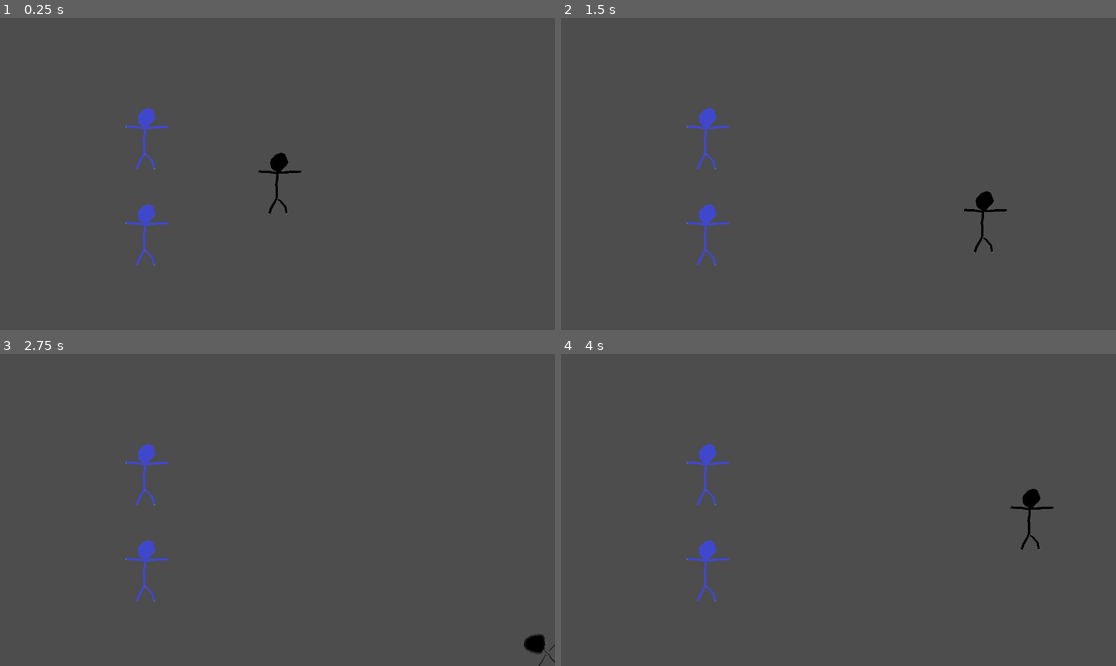
Above: before the commit, frames 1-4 (two rows, left to right).
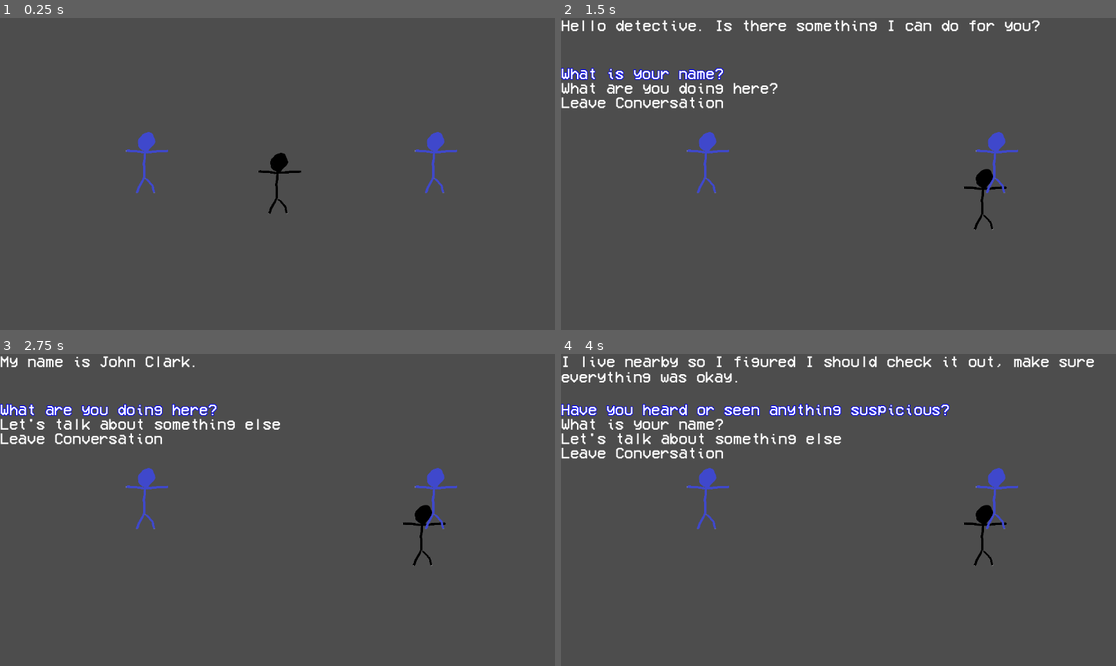
Above: after the commit, the same moments.

Repository: astroohnuma03/DetectiveGame
Game: Godot game, scene res://main.tscn
Same seed, same stepped clock (60 frames per second), same inputs: the game is played once before the commit and once after it.
Inputs:
- Up to frame 1 (0.25 s): no input
- Up to frame 2 (1.5 s): tap Enter at 0.5 s; hold D (move_right) 0.53-1.28 s; tap E (interact) at 0.6, 1.35 s; hold S (move_down) from 1.28 s (still down)
- Up to frame 3 (2.75 s): release S (move_down) at 2.03 s; hold D (move_right) from 2.03 s (still down); tap E (interact) at 2.1 s
- Up to frame 4 (4 s): release D (move_right) at 2.78 s; hold W (move_up) 2.78-3.53 s; tap E (interact) at 2.85, 3.6 s; hold A (move_left) from 3.53 s (still down)

The runs differ from the first frame. In frame 1, 1.1% of the frame differs, in the area x 22-83%, y 28-80%; in frame 2, 4.2%; in frame 3, 4.0%; in frame 4, 6.2%, in the area x 0-97%, y 0-80%.

Commit message:
Added new NPC and optimized logic

Diff:
--- a/hud.gd
+++ b/hud.gd
@@ -9,9 +9,9 @@
 	$Dialogue.show()
 	hide_labels()
 	labels = []
-	var position_y = 70
+	var position_y = 100
 	for response in responses:
-		create_label(response, Vector2(19, position_y))
+		create_label(response, Vector2(0, position_y))
 		position_y += 30
 	show_labels()
 
--- a/hud.tscn
+++ b/hud.tscn
@@ -7,11 +7,12 @@
 script = ExtResource("1_64ctp")
 
 [node name="Dialogue" type="Label" parent="." unique_id=1595720272]
-offset_right = 526.0
-offset_bottom = 29.0
+offset_right = 1149.0
+offset_bottom = 140.0
 theme_override_fonts/font = ExtResource("2_8sq4i")
 theme_override_font_sizes/font_size = 32
 text = "This is a test piece of text"
+autowrap_mode = 3
 justification_flags = 131
 
 [node name="DialogueOptions" type="Label" parent="." unique_id=1663920847]
--- a/npc_controller.gd
+++ b/npc_controller.gd
@@ -6,7 +6,7 @@
 	create_npc(
 		{
 			0: Line.new(["...What do you want?"], [0, 1, 2] as Array[int]),
-			1: Line.new(["My name is Bob."], [1, 5, 2] as Array[int]),
+			1: Line.new(["My name is uh...Bob. Just Bob."], [1, 5, 2] as Array[int]),
 			2: Line.new(["Well, talking to you of course!"], [3, 0, 5, 2] as Array[int]),
 			3: Line.new(["I don't know anything about a crime being commited...",
 						"Definitely nothing at all..."], [4, 5, 2] as Array[int]),
@@ -20,16 +20,35 @@
 			4: Response.new("I never mentioned any crime", 4, false),
 			5: Response.new("Let's talk about something else", 0, false)
 		},
-		"suspicious", Vector2(300, 250)
+		"suspicious", Vector2(300, 300)
 	)
 	create_npc(
 		{
-
+			0: Line.new(["Hello detective. Is there something I can do for you?"], [0, 1, 2] as Array[int]),
+			1: Line.new(["My name is John Clark."], [1, 3, 2] as Array[int]),
+			2: Line.new([
+				"I was walking home from work when I heard the commotion.",
+				"I live nearby so I figured I should check it out, make sure everything was okay."
+				], [4, 0, 3, 2] as Array[int]
+			),
+			3: Line.new([
+				"Like I said, heard the commotion on the way home. By the time I got here,
+				there were already a couple people crowded around.",
+				"I didn't see anything directly, but that shady character over there
+				has been hanging around for a bit.",
+				"Since the police showed up, he's been looking real nervous and kind of fidgety.",
+				"When I tried talking to him, he kinda blew up at me and asked me to shove off."
+				], [0, 3, 2] as Array[int]
+			)
 		},
 		{
-
+			0: Response.new("What is your name?", 1, false),
+			1: Response.new("What are you doing here?", 2, false),
+			2: Response.new("Leave Conversation", 0, true),
+			3: Response.new("Let's talk about something else", 0, false),
+			4: Response.new("Have you heard or seen anything suspicious?", 3, false)
 		},
-		"helpful", Vector2(300, 450)
+		"helpful", Vector2(900, 300)
 	)
 
 # Called every frame. 'delta' is the elapsed time since the previous frame.
